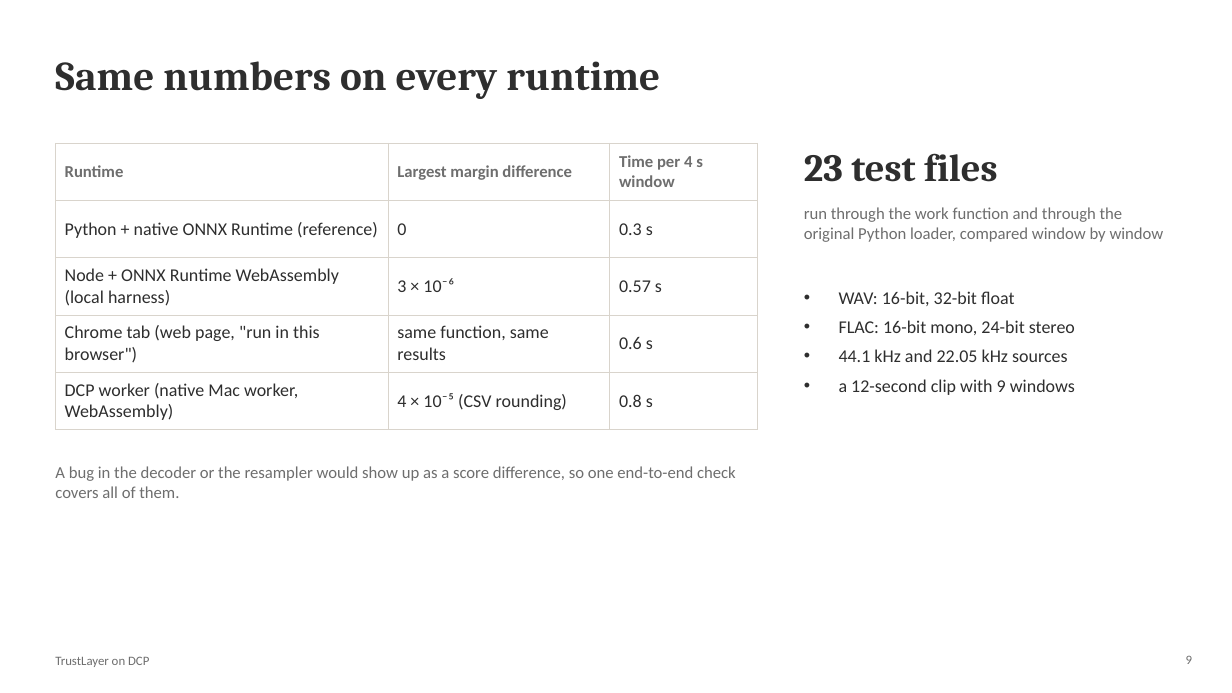
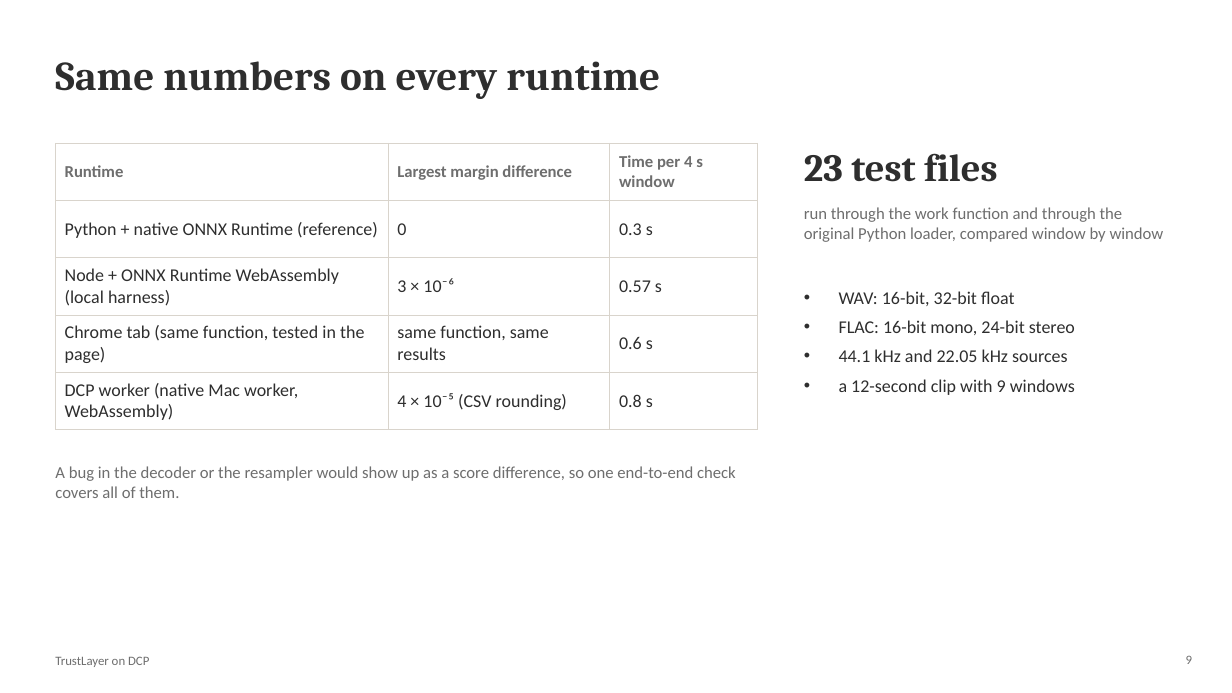
Before and after one commit to dan-distributive/trustlayer-dcp, a slide deck: slide 9 of deck/trustlayer-explainer.pptx. Drawn at 1232x693 pixels with LibreOffice and Linux fonts; fonts in the diff are those of the drawing; background and template pictures are left out. Boxes give left, top, right and bottom in pixels: in the first picture for what was removed or moved away, otherwise in the second. Text is boxed around its words. In the diff, an @@ line names an element or a change of style, - is before the commit and + after.

```diff
--- a/deck/trustlayer-explainer.pptx
+++ b/deck/trustlayer-explainer.pptx
@@ table at bbox=[55, 143, 758, 424] @@
@@ row 4, column 1: "Chrome tab (web page, "run in this browser")" to "Chrome tab (same function, tested in the page)" @@
```
Also in this commit, not shown: 1 other slide changed, 6 other files.
